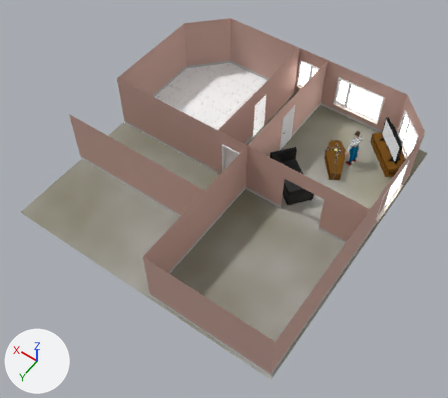
Renders of the Blender file MAG 2/PSX MAG 2.blend from each side of a commit.
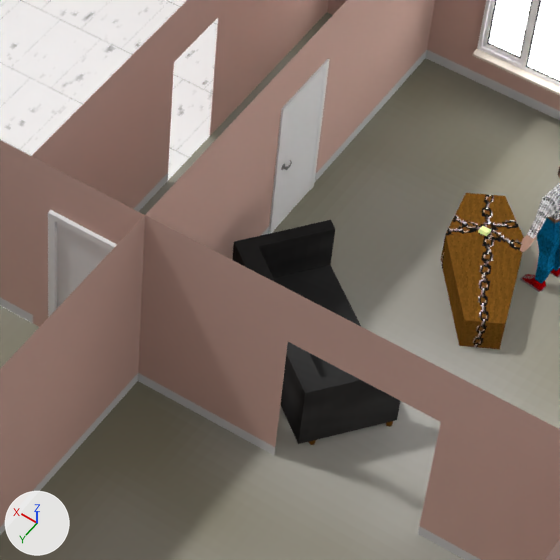
Old and new are each drawn whole from a 50 mm camera at (-6.08, 18.68, 22.29) aimed at (3.88, 4.74, 0.38) and again close up on the part from 47% to 79% of the width and 23% to 59% of the height. The axes (+X, +Y, +Z) are drawn at lower left. The lights are the same throughout.

Before the edit, the objects in view are built like this:
```python
me_cube_003 = bpy.data.meshes.new('Cube.003')
me_cube_003.from_pydata(...)  # 36 vertices, 34 faces; spans x -1.38..1.22, y -1.37..1.21, z -0.42..0.53
me_cube_003.materials.append(mat_couch_leather)
me_doorfrane = bpy.data.meshes.new('DoorFrane')
me_doorfrane.from_pydata(...)  # 32 vertices, 24 faces; spans x -0.52..0.52, y -0.03..0.05, z 0.0..2.2
me_doorfrane.materials.append(mat_door_material)  # white #e7e7e7
me_doorfrane_001 = bpy.data.meshes.new('DoorFrane.001')
me_doorfrane_001.from_pydata(...)  # 32 vertices, 24 faces; spans x -0.52..0.52, y -0.03..0.05, z 0.0..2.2
me_doorfrane_001.materials.append(mat_door_material)  # white #e7e7e7
ob_couch = bpy.data.objects.new('Couch', me_cube_003)
ob_couch.location = (2.14, 2.06, 0.52)
ob_couch.rotation_euler = (0.0, 0.0, 0.122)  # degrees (0, 0, 7)
ob_doorframe = bpy.data.objects.new('DoorFrame', me_doorfrane)
ob_doorframe.parent = ob_door_group_001
ob_doorframe.matrix_parent_inverse = Matrix(((1.0, 0.0, 0.0, -3.592), (0.0, 1.0, 0.0, 0.0), (0.0, 0.0, 1.0, 0.0), (0.0, 0.0, 0.0, 1.0)))
ob_doorframe.location = (3.592, 0.0, 0.0)
ob_doorframe_001 = bpy.data.objects.new('DoorFrame.001', me_doorfrane_001)
ob_doorframe_001.parent = ob_door_group
ob_doorframe_001.matrix_parent_inverse = Matrix(((1.0, 0.0, 0.0, -4.348), (0.0, 1.0, 0.0, -3.444), (0.0, 0.0, 1.0, 0.0), (0.0, 0.0, 0.0, 1.0)))
ob_doorframe_001.location = (4.348, 3.444, 0.0)
# also in view: 'Door' at (3.59, 0.0, 1.06); 'John' at (0.45, -0.86, 1.0); 'Coffin' at (1.03, -0.31, 0.24); 'Ground' at (4.35, 3.46, 0.0); 'Walls.001' at (8.04, 0.01, 1.45)
```
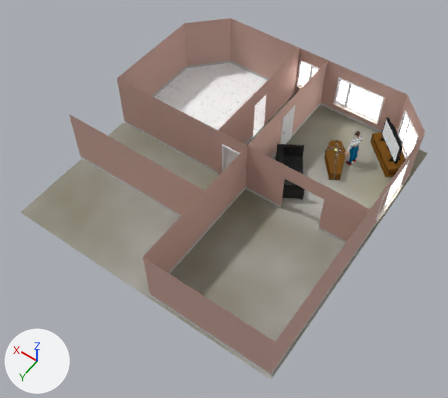
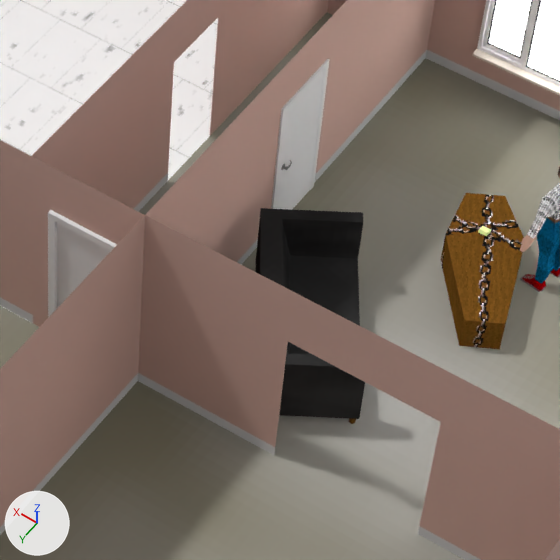
Changed parts and their boxes (x1, y1, x2, y2) in the close-ups (560 x 560 px):
'Couch', moved, turned: before (232, 220, 400, 444); after (255, 208, 365, 419)
'Couch legs', moved, turned: before (308, 421, 393, 445); after (349, 418, 356, 424)

What the commit changed:
Object 'Couch' (ob_couch) moves from (2.14, 2.06, 0.52) to (2.36, 1.83, 0.52).
Object 'Couch' (ob_couch) turns from (0, 0, 7) to (0, 0, -13) degrees about x, y and z.
